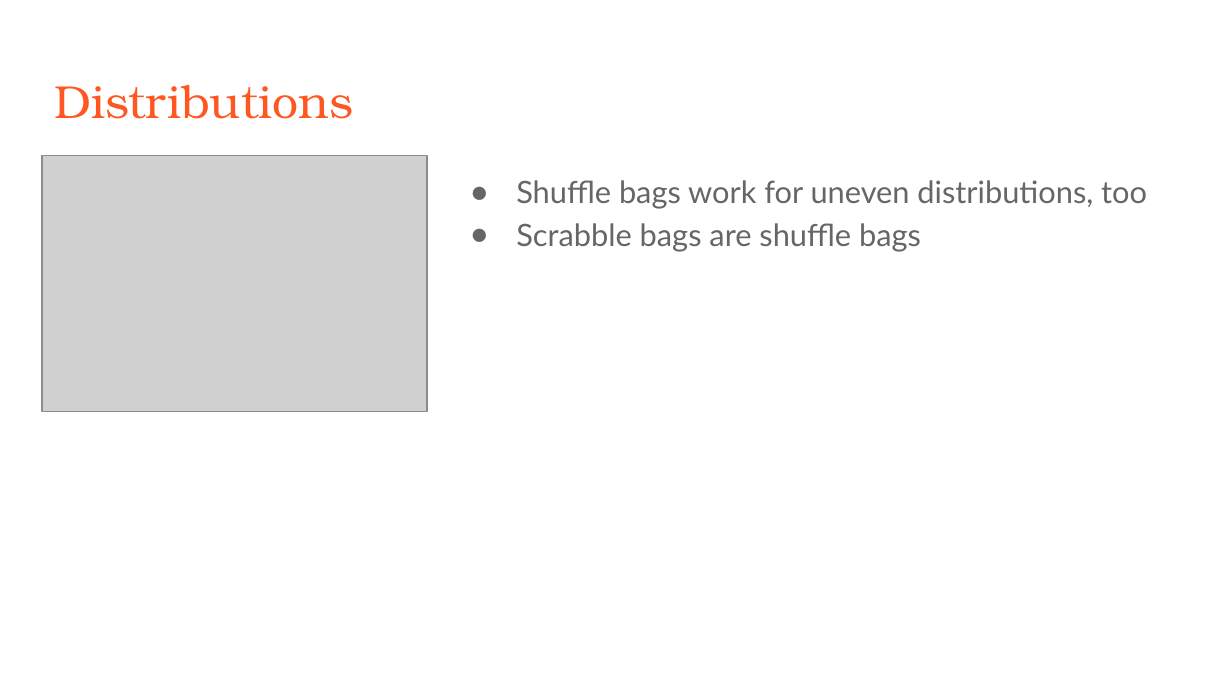
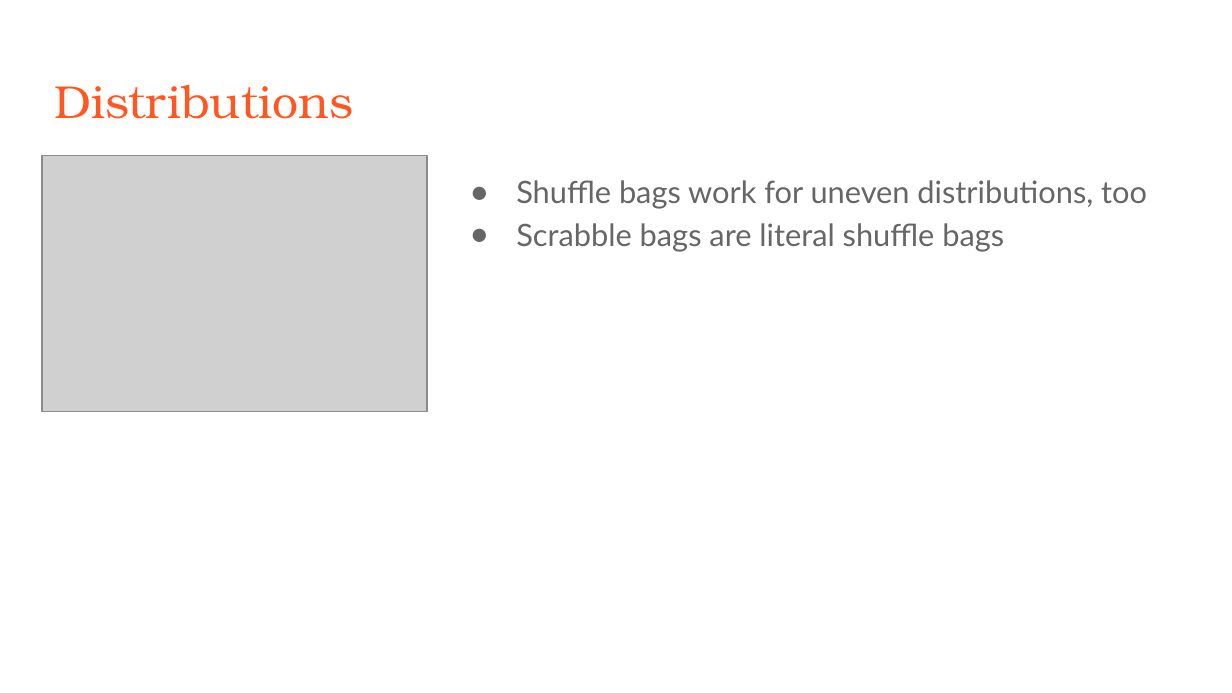
Before and after one commit to tonyli99/shufflebags, a slide deck: slide 24 of Shuffle_Bag_Randomization.pptx (slide 23 before the commit). Drawn at 1232x693 pixels with LibreOffice and Linux fonts; fonts in the diff are those of the drawing; grey boxes stand for pictures. Boxes give left, top, right and bottom in pixels: in the first picture for what was removed or moved away, otherwise in the second. Text is boxed around its words. In the diff, an @@ line names an element or a change of style, - is before the commit and + after.

```diff
--- a/Shuffle_Bag_Randomization.pptx
+++ b/Shuffle_Bag_Randomization.pptx
@@ text at <box>516,223,1004,252</box>: text changed @@
-● Scrabble bags are shuffle bags
+● Scrabble bags are literal shuffle bags
```
Also in this commit, not shown: 5 other slides changed, 1 slide added.
